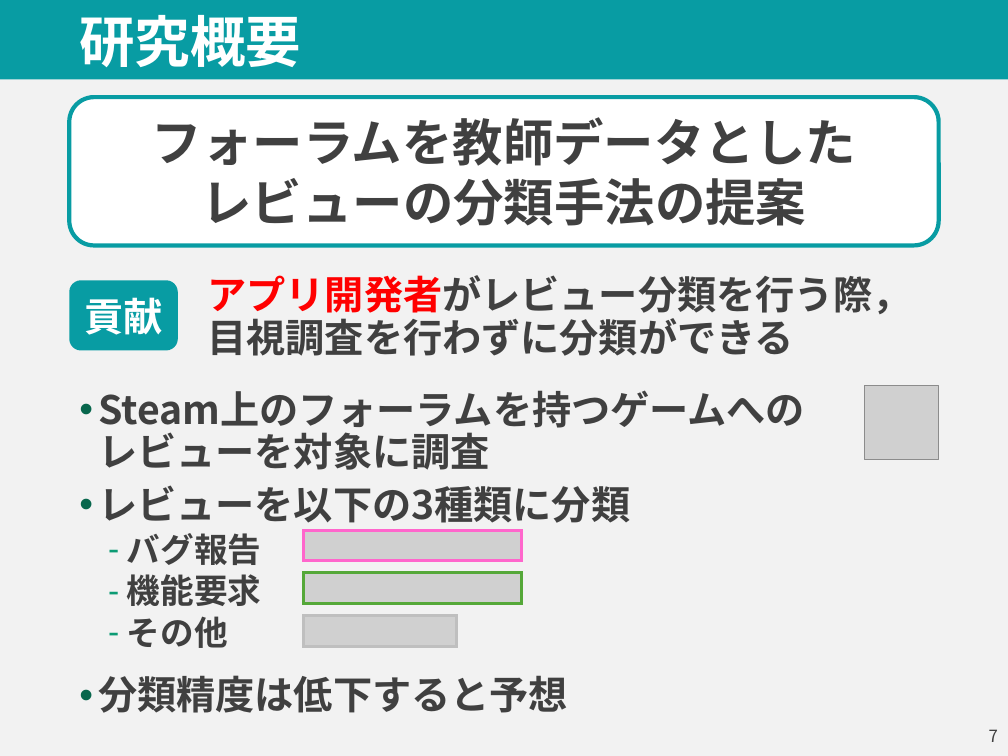
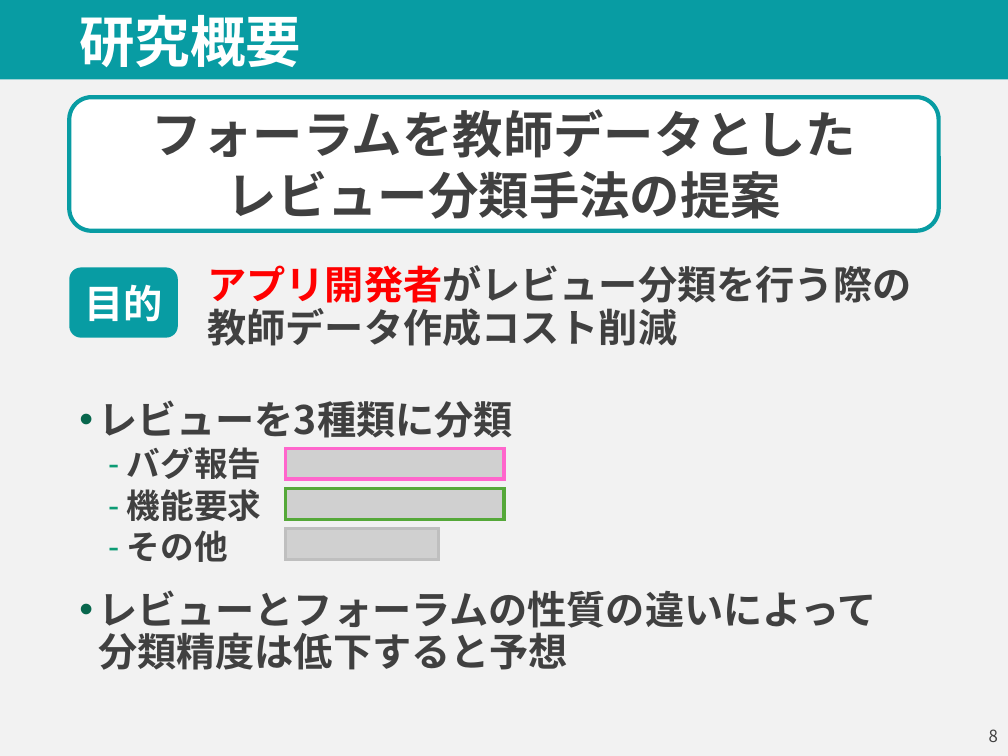
Before and after one commit to parthenos0908/steam_review, a slide deck: slide 9 of Presen/n-itikaw_20211214_中間報告2.pptx (slide 8 before the commit). Drawn at 1008x756 pixels with LibreOffice and Linux fonts; fonts in the diff are those of the drawing; grey boxes stand for pictures. Boxes give left, top, right and bottom in pixels: in the first picture for what was removed or moved away, otherwise in the second. Text is boxed around its words. In the diff, an @@ line names an element or a change of style, - is before the commit and + after.

```diff
--- a/Presen/n-itikaw_20211214_中間報告2.pptx
+++ b/Presen/n-itikaw_20211214_中間報告2.pptx
@@ rounded rectangle "フォーラムを教師データとした レビュー分類手法の提案": place and size @@
-rounded rectangle "フォーラムを教師データとした レビュー分類手法の提案" at [70, 97, 938, 245]
+rounded rectangle "フォーラムを教師データとした レビュー分類手法の提案" at [70, 97, 938, 231]
@@ text in rounded rectangle at [152, 109, 856, 219]: text changed @@
-フォーラムを教師データとした
-レビューの分類手法の提案
+フォーラムを教師データとした
+レビュー分類手法の提案
@@ rounded rectangle "目的": place and size @@
-rounded rectangle "目的" at [70, 280, 178, 351]
+rounded rectangle "目的" at [70, 267, 178, 338]
@@ text at [207, 265, 912, 346]: text changed @@
-アプリ開発者がレビュー分類を行う際，
-目視調査を行わずに分類ができる
+アプリ開発者がレビュー分類を行う際の
+教師データ作成コスト削減
@@ text in rounded rectangle at [84, 284, 162, 322]: text changed @@
-貢献
+目的
@@ picture removed at [864, 385, 938, 460] @@
@@ text "レビューを3種類に分類": place and size @@
-text "レビューを3種類に分類" at [98, 390, 805, 713]
+text "レビューを3種類に分類" at [98, 400, 877, 670]
@@ text at [98, 400, 513, 438]: text changed @@
-• Steam上のフォーラムを持つゲームへの
-  レビューを対象に調査
-• レビューを以下の3種類に分類
+• レビューを3種類に分類
@@ picture: place and size @@
-picture at [303, 530, 522, 560]
+picture at [285, 449, 504, 479]
@@ rectangle: place and size @@
-rectangle at [303, 530, 522, 560]
+rectangle at [285, 449, 504, 479]
@@ picture: place and size @@
-picture at [303, 573, 522, 603]
+picture at [285, 489, 504, 519]
@@ rectangle: place and size @@
-rectangle at [303, 573, 522, 603]
+rectangle at [285, 489, 504, 519]
@@ picture: place and size @@
-picture at [303, 616, 457, 646]
+picture at [285, 528, 438, 558]
@@ rectangle: place and size @@
-rectangle at [303, 616, 457, 646]
+rectangle at [285, 528, 438, 558]
@@ text at [98, 590, 877, 670]: text changed @@
-• 分類精度は低下すると予想
+• レビューとフォーラムの性質の違いによって
+  分類精度は低下すると予想
@@ page number at [989, 729, 998, 742]: text changed @@
-7
+8
```
Also in this commit, not shown: 7 other slides changed, 12 slides added, 9 slides removed, 24 other files.
